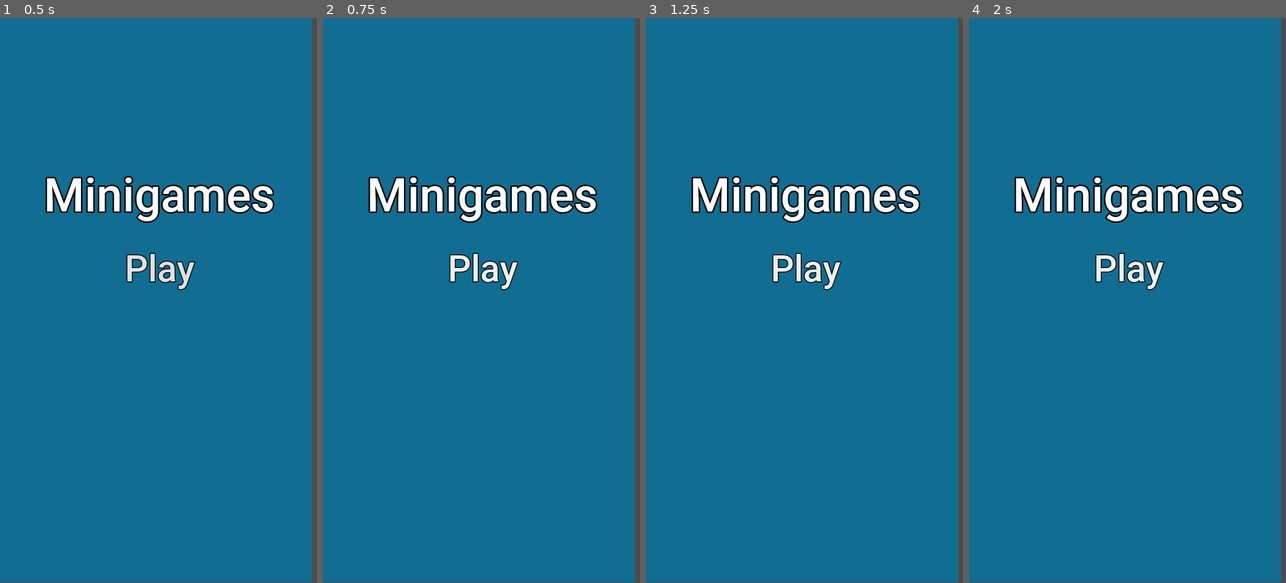
Above: before the commit, frames 1-4 (left to right).
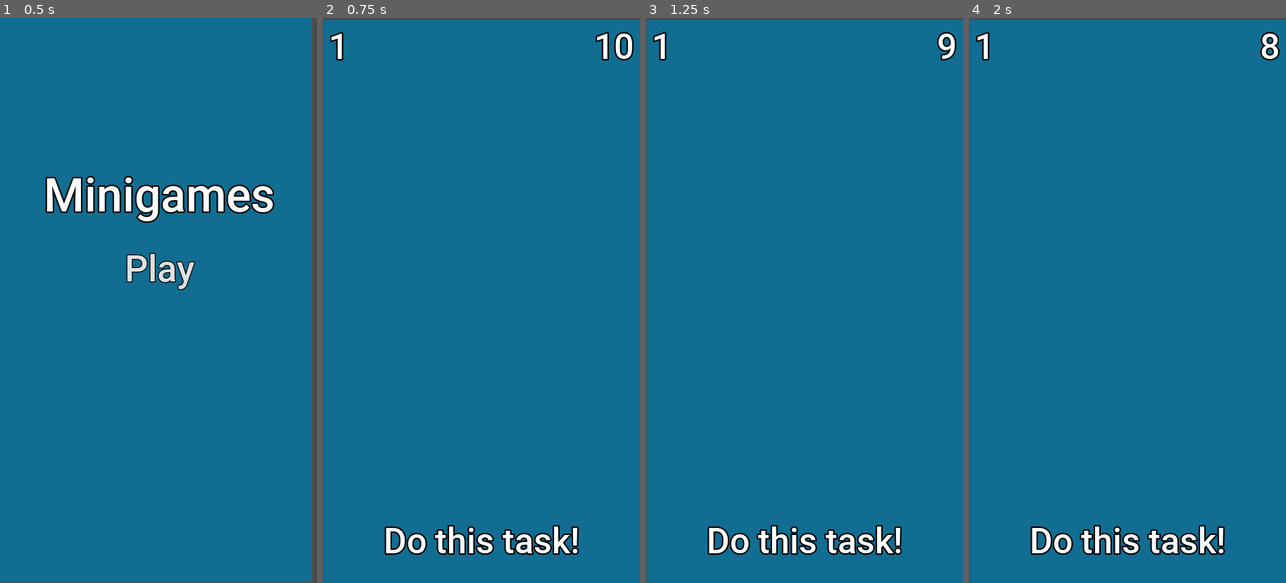
Above: after the commit, the same moments.

Repository: N-Ziermann/Minigame-Collection
Game: Godot game, scene res://Scenes/Main-Scene.tscn
Two runs of this game, one before a commit and one after it. Both use one fixed random seed, a clock stepped at 60 frames per second and the inputs below.
Inputs (mouse positions are in pixels of both pictures, inside the frame that each line leads up to):
- Up to frame 1 (0.5 s): no input
- Up to frame 2 (0.75 s): click "Play" at 0.5 s
- Up to frame 3 (1.25 s): no input
- Up to frame 4 (2 s): click (1127, 266) at 1.25 s, where only the run before the commit has a clickable "Play"

Frame 1 is identical in both runs. In frame 2, 8.4% of the frame differs, in the area x 0-100%, y 0-100%; in frame 3, 8.3%; in frame 4, 8.3%.

Commit message:
Add public variables

Diff:
--- a/App/Scenes/Default_Scene.tscn
+++ b/App/Scenes/Default_Scene.tscn
@@ -1,35 +1,14 @@
-[gd_scene load_steps=4 format=2]
+[gd_scene load_steps=5 format=2]
 
 [ext_resource path="res://Fonts/Roboto-Medium.ttf" type="DynamicFontData" id=1]
+[ext_resource path="res://Scripts/Score.gd" type="Script" id=2]
+[ext_resource path="res://Scripts/Timer.gd" type="Script" id=3]
 
 [sub_resource type="DynamicFont" id=1]
 size = 120
 outline_size = 5
 outline_color = Color( 0, 0, 0, 1 )
 font_data = ExtResource( 1 )
-
-[sub_resource type="GDScript" id=2]
-script/source = "extends Label
-
-var time_at_start
-var time_for_level
-var time_left
-
-# Called when the node enters the scene tree for the first time.
-func _ready():
-	time_for_level = int(self.text)
-	time_left = time_for_level
-	time_at_start = OS.get_unix_time()
-
-
-func _process(_delta):
-	time_left = time_for_level - (OS.get_unix_time() - time_at_start)
-	if time_left < 0:
-		pass
-	else:
-		self.text = str(time_left)
-
-"
 
 [node name="Node2D" type="Node2D"]
 position = Vector2( -0.814514, 3.25803 )
@@ -62,7 +41,7 @@
 text = "5"
 align = 2
 valign = 1
-script = SubResource( 2 )
+script = ExtResource( 3 )
 __meta__ = {
 "_edit_lock_": true,
 "_edit_use_anchors_": false
@@ -76,6 +55,7 @@
 custom_fonts/font = SubResource( 1 )
 text = "1"
 valign = 1
+script = ExtResource( 2 )
 __meta__ = {
 "_edit_lock_": true,
 "_edit_use_anchors_": false
--- a/App/Scenes/Main-Scene.tscn
+++ b/App/Scenes/Main-Scene.tscn
@@ -1,6 +1,29 @@
-[gd_scene load_steps=4 format=2]
+[gd_scene load_steps=5 format=2]
 
 [ext_resource path="res://Fonts/Roboto-Medium.ttf" type="DynamicFontData" id=1]
+
+[sub_resource type="GDScript" id=3]
+script/source = "extends Node2D
+
+
+# Declare member variables here. Examples:
+# var a = 2
+# var b = \"text\"
+
+
+# Called when the node enters the scene tree for the first time.
+#func _ready():
+#	pass
+
+
+# Called every frame. 'delta' is the elapsed time since the previous frame.
+#func _process(delta):
+#	pass
+
+
+func _on_Play_Button_pressed():
+	$\"/root/Global\".load_random_game()
+"
 
 [sub_resource type="DynamicFont" id=1]
 size = 160
@@ -34,6 +57,9 @@
 
 [node name="UI" type="Node2D" parent="."]
 
+[node name="Menu Manager" type="Node2D" parent="UI"]
+script = SubResource( 3 )
+
 [node name="Title" type="Label" parent="UI"]
 margin_left = 4.42603
 margin_top = 500.0
@@ -62,3 +88,4 @@
 __meta__ = {
 "_edit_use_anchors_": false
 }
+[connection signal="pressed" from="UI/Buttons/Button" to="UI/Menu Manager" method="_on_Play_Button_pressed"]
--- a/App/Scenes/Tab_Moles.tscn
+++ b/App/Scenes/Tab_Moles.tscn
@@ -1,19 +1,23 @@
-[gd_scene load_steps=8 format=2]
+[gd_scene load_steps=9 format=2]
 
 [ext_resource path="res://Fonts/Roboto-Medium.ttf" type="DynamicFontData" id=1]
 [ext_resource path="res://Sprites/Ninja Mole.png" type="Texture" id=2]
+[ext_resource path="res://Scripts/Timer.gd" type="Script" id=3]
+[ext_resource path="res://Scripts/Score.gd" type="Script" id=4]
 
 [sub_resource type="GDScript" id=5]
 script/source = "extends Area2D
 
+var hidden = false
 
 func _ready():
 	print(3)
 
 
 func on_click():
-	print(\"click\")
-	self.get_child(0).get_child(0).play(\"Mole_Hide\")
+	if not hidden:
+		self.get_child(0).get_child(0).play(\"Mole_Hide\")
+		hidden = true
 
 
 #func _process(delta):
@@ -51,29 +55,6 @@
 outline_size = 5
 outline_color = Color( 0, 0, 0, 1 )
 font_data = ExtResource( 1 )
-
-[sub_resource type="GDScript" id=2]
-script/source = "extends Label
-
-var time_at_start
-var time_for_level
-var time_left
-
-# Called when the node enters the scene tree for the first time.
-func _ready():
-	time_for_level = int(self.text)
-	time_left = time_for_level
-	time_at_start = OS.get_unix_time()
-
-
-func _process(_delta):
-	time_left = time_for_level - (OS.get_unix_time() - time_at_start)
-	if time_left < 0:
-		pass
-	else:
-		self.text = str(time_left)
-
-"
 
 [node name="Node2D" type="Node2D"]
 position = Vector2( -0.814514, 3.25803 )
@@ -125,7 +106,7 @@
 text = "5"
 align = 2
 valign = 1
-script = SubResource( 2 )
+script = ExtResource( 3 )
 __meta__ = {
 "_edit_lock_": true,
 "_edit_use_anchors_": false
@@ -139,6 +120,7 @@
 custom_fonts/font = SubResource( 1 )
 text = "1"
 valign = 1
+script = ExtResource( 4 )
 __meta__ = {
 "_edit_lock_": true,
 "_edit_use_anchors_": false
--- /dev/null
+++ b/App/Scripts/Global.gd
@@ -0,0 +1,30 @@
+extends Node
+
+
+var score = 0
+var difficulty = 0	# 0 = easy; 1 = medium; 2 = hard
+var difficulty_stages = [0, 5, 10]	# score at which difficulty changes
+var active_scene_index = 0
+var active_scene
+
+# ["name", time_easy, time_medium, time_hard]
+var scenes = [
+	["Tab_Moles.tscn", 10, 5, 3],
+	["Default_Scene.tscn", 10, 5, 3],
+]
+
+
+func _ready():
+	pass # Replace with function body.
+
+
+func load_random_game():
+	randomize()
+	score += 1
+	for i in range(3):
+		if score > difficulty_stages[i]:
+			difficulty = i
+
+	active_scene_index = randi() % len(scenes)
+	active_scene = scenes[active_scene_index]
+	get_tree().change_scene("res://Scenes/" + scenes[active_scene_index][0])
--- /dev/null
+++ b/App/Scripts/Score.gd
@@ -0,0 +1,5 @@
+extends Label
+
+
+func _ready():
+	self.text = str($"/root/Global".score)
--- /dev/null
+++ b/App/Scripts/Timer.gd
@@ -0,0 +1,20 @@
+extends Label
+
+var time_at_start
+var time_for_level
+var time_left
+
+# Called when the node enters the scene tree for the first time.
+func _ready():
+	time_for_level = $"/root/Global".active_scene[$"/root/Global".difficulty + 1]
+	self.text = str(time_for_level)
+	time_left = time_for_level
+	time_at_start = OS.get_unix_time()
+
+
+func _process(_delta):
+	time_left = time_for_level - (OS.get_unix_time() - time_at_start)
+	if time_left < 0:
+		pass
+	else:
+		self.text = str(time_left)
--- a/App/project.godot
+++ b/App/project.godot
@@ -19,6 +19,10 @@
 run/main_scene="res://Scenes/Main-Scene.tscn"
 config/icon="res://icon.png"
 
+[autoload]
+
+Global="*res://Scripts/Global.gd"
+
 [display]
 
 window/size/width=1080
